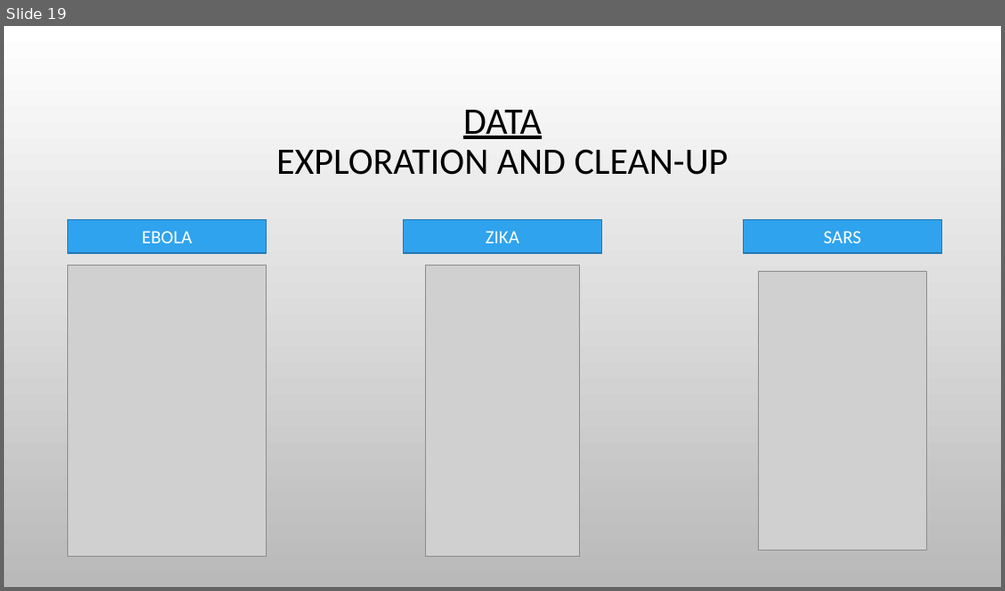
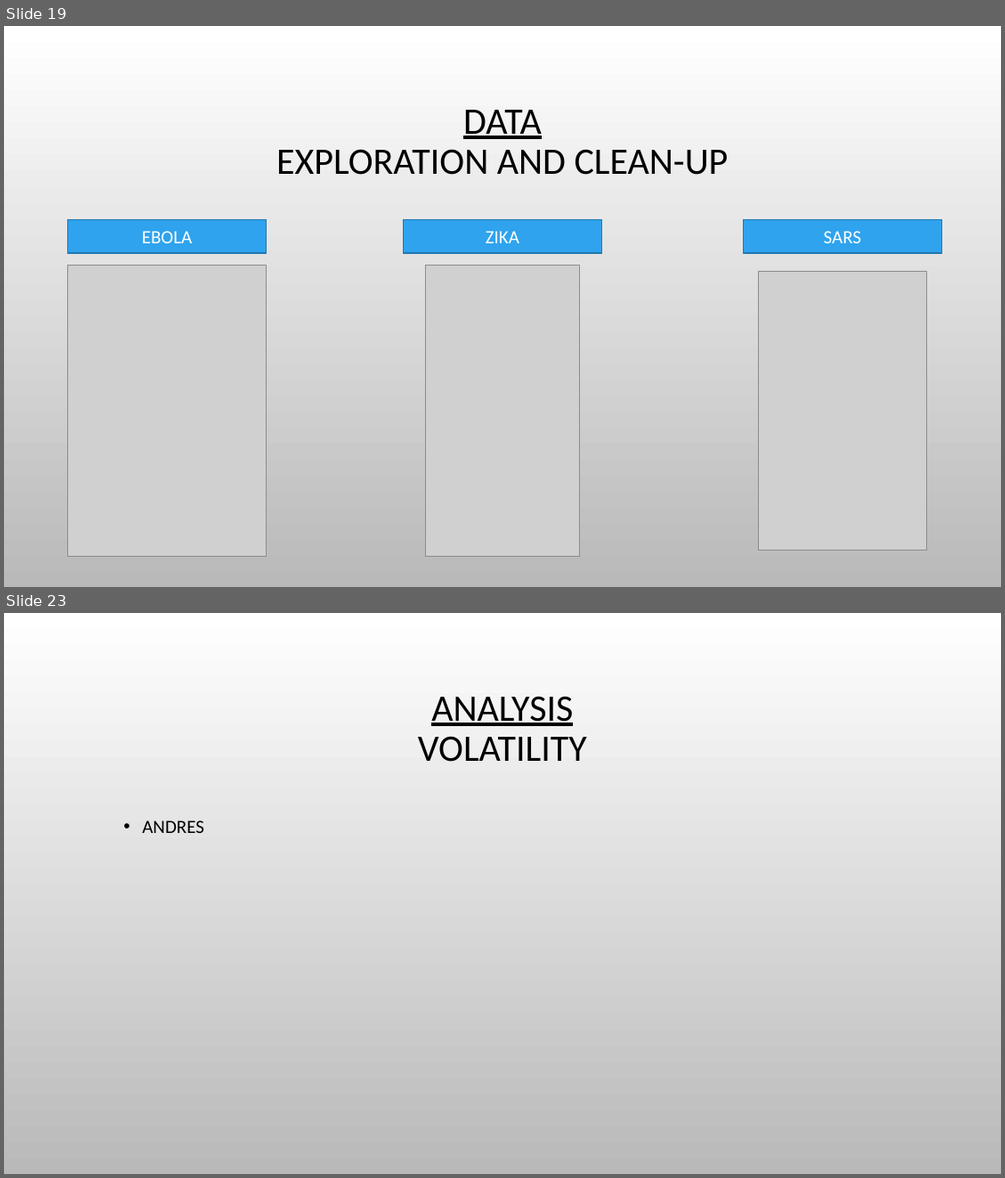
Before and after one commit to sunwukong76/GroupProject1, a slide deck: Code/Andres_Mejia/Visualizations_AM.pptx. Shown one above the other, each under a label of ours: slide 19 before the commit, slides 19 and 23 after it; the slides between them are not shown. The pictures are 1005x591 and 1005x1178 pixels, drawn with LibreOffice and Linux fonts; fonts in the diff are those of the drawing; grey boxes stand for pictures; background and template pictures are left out. Boxes give left, top, right and bottom in pixels: in the first picture for what was removed or moved away, otherwise in the second. Text is boxed around its words. In the diff, an @@ line names an element or a change of style, - is before the commit and + after.

```diff
--- a/Code/Andres_Mejia/Visualizations_AM.pptx
+++ b/Code/Andres_Mejia/Visualizations_AM.pptx
@@ slide 23 added at (4, 613, 1001, 1174), background picture (left out) @@
@@ title added at (418, 696, 587, 762), 36 pt, text #000000 @@
+ANALYSIS
+VOLATILITY
@@ text added at (142, 820, 204, 833), 18 pt, text #000000 @@
+  • ANDRES
```
Also in this commit, not shown: 1 slide changed, 7 other slides added, 1 other file.
